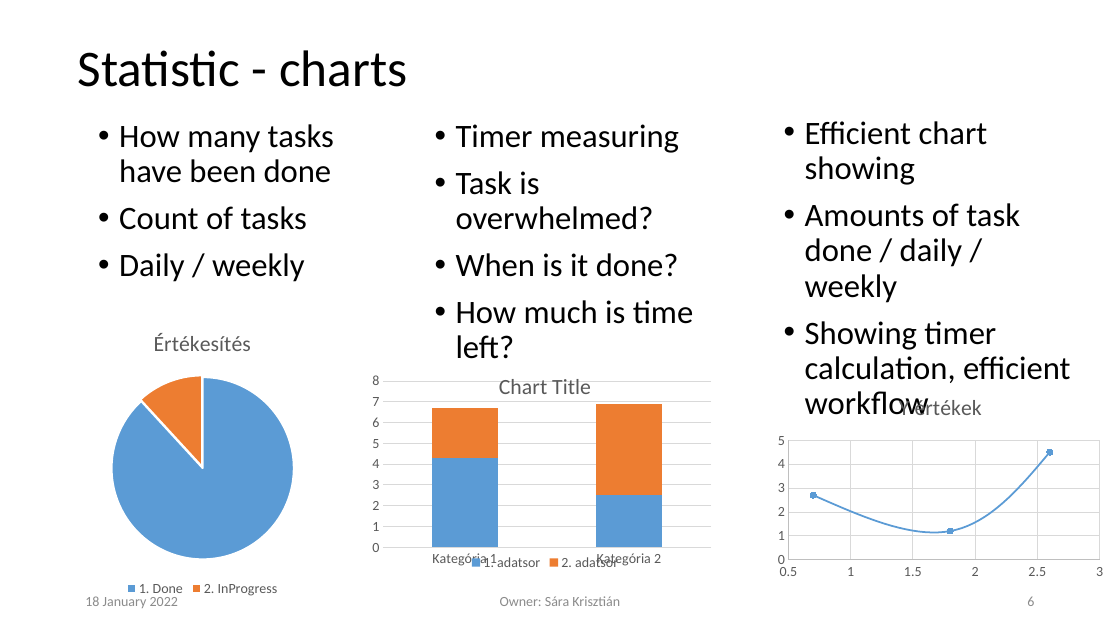
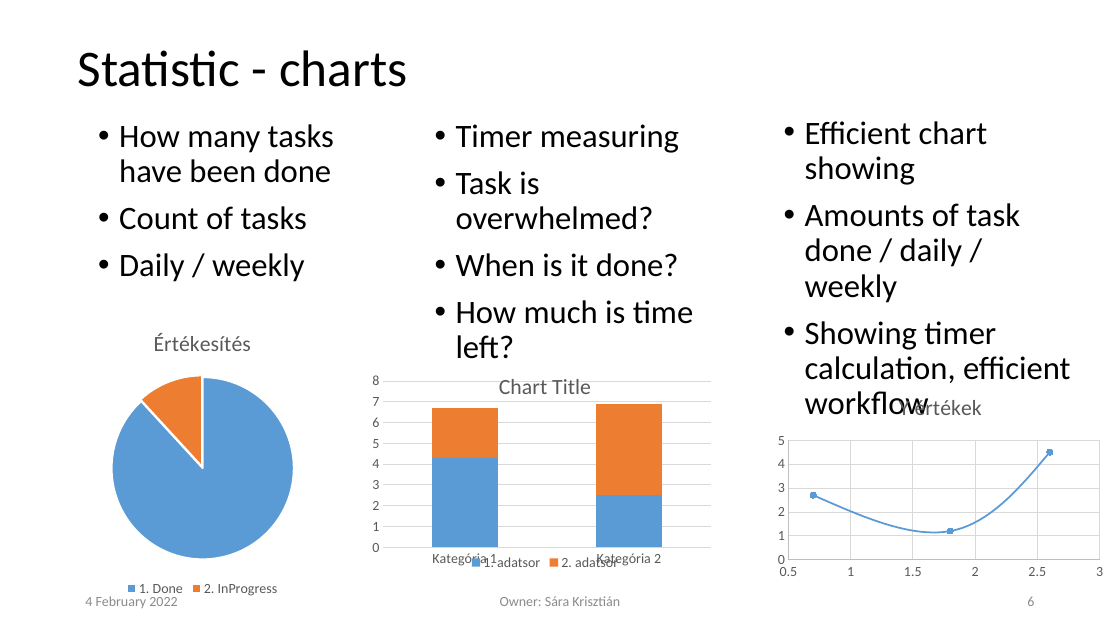
Before and after one commit to krisztian14testgit/ng-task-monitor, a slide deck: slide 6 of plan/TaskTracingApp.pptx. Drawn at 1120x630 pixels with LibreOffice and Linux fonts; fonts in the diff are those of the drawing; background and template pictures are left out. Boxes give left, top, right and bottom in pixels: in the first picture for what was removed or moved away, otherwise in the second. Text is boxed around its words. In the diff, an @@ line names an element or a change of style, - is before the commit and + after.

```diff
--- a/plan/TaskTracingApp.pptx
+++ b/plan/TaskTracingApp.pptx
@@ text at bbox=[85, 596, 177, 608]: text changed @@
-18 January 2022
+4 February 2022
```
Also in this commit, not shown: 5 other slides changed.
